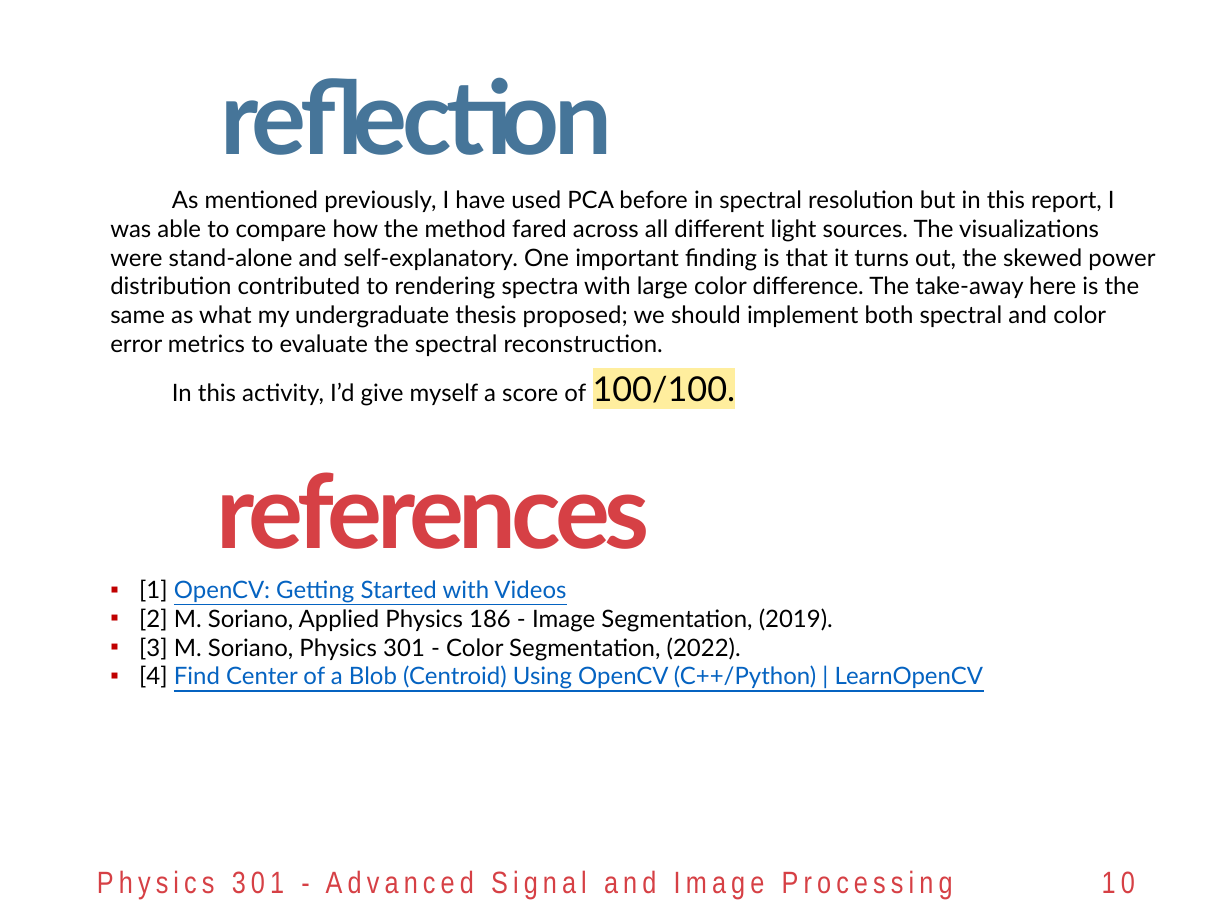
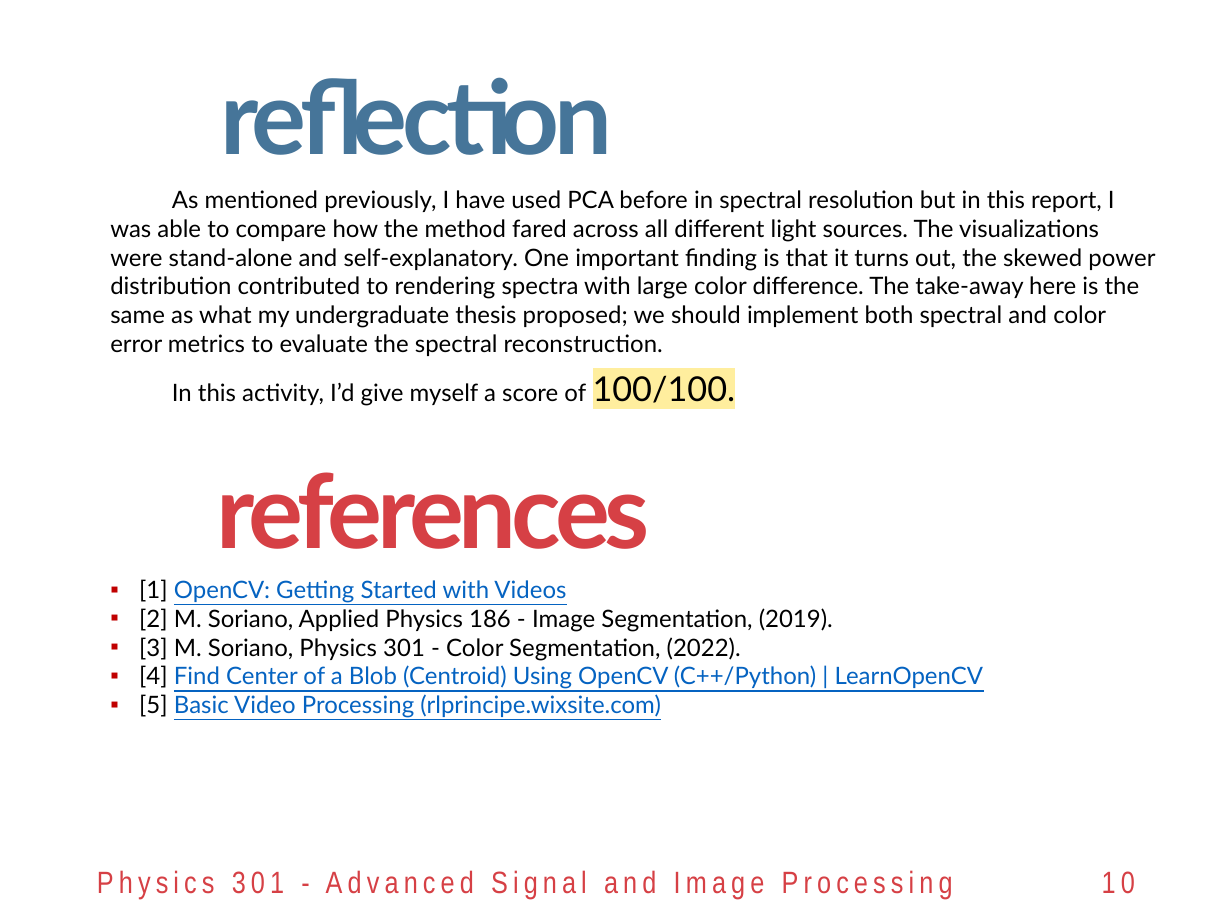
Before and after one commit to reneprincipejr/Physics-301, a slide deck: slide 10 of 05 Video Processing/Activity 5 - Video Processing.pptx. Drawn at 1232x924 pixels with LibreOffice and Linux fonts; fonts in the diff are those of the drawing; background and template pictures are left out. Boxes give left, top, right and bottom in pixels: in the first picture for what was removed or moved away, otherwise in the second. Text is boxed around its words. In the diff, an @@ line names an element or a change of style, - is before the commit and + after.

```diff
--- a/05 Video Processing/Activity 5 - Video Processing.pptx
+++ b/05 Video Processing/Activity 5 - Video Processing.pptx
@@ text at [139,694,661,718]: paragraph added @@
+▪ [5] Basic Video Processing (rlprincipe.wixsite.com)
```
Also in this commit, not shown: 7 other slides changed.
